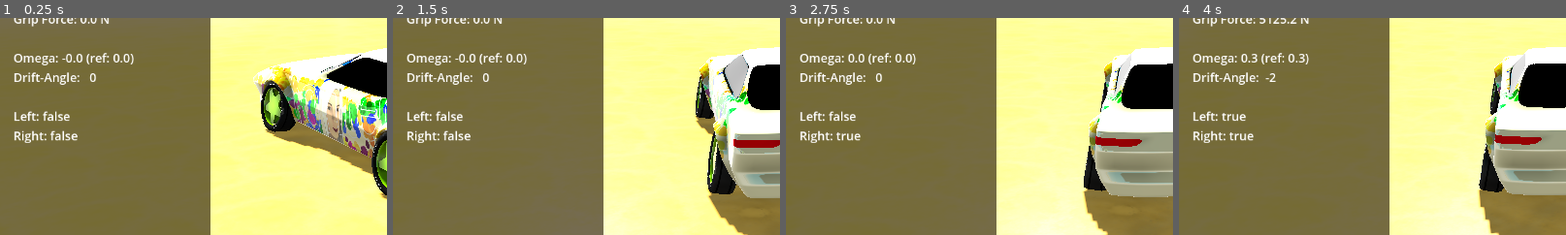
Above: before the commit, frames 1-4 (left to right).
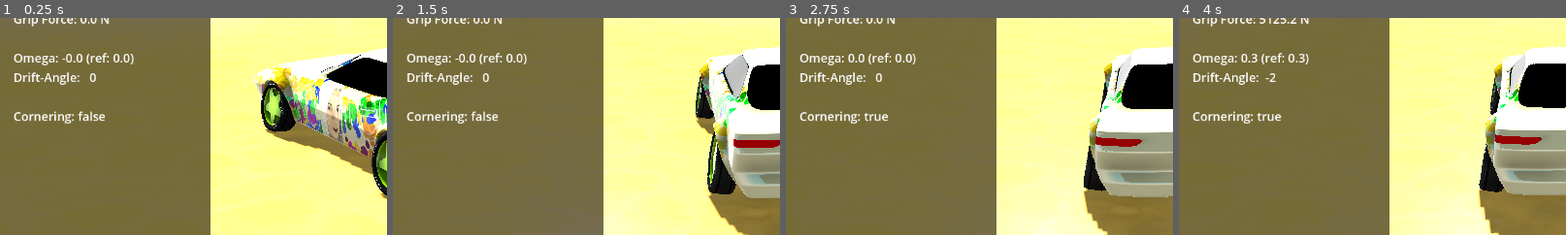
Above: after the commit, the same moments.

Repository: tomaga-dev/DriftCarG4
Game: Godot game, scene res://Scenes/Start.tscn
The game is run twice, just before and just after one commit, with the same random seed, the same clock (stepped at 60 frames per second) and the same inputs.
Inputs:
- Up to frame 1 (0.25 s): no input
- Up to frame 2 (1.5 s): hold Right (controller_right) 0.53-1.28 s; hold Down (controller_brake) from 1.28 s (still down)
- Up to frame 3 (2.75 s): release Down (controller_brake) at 2.03 s; hold Right (controller_right) from 2.03 s (still down)
- Up to frame 4 (4 s): release Right (controller_right) at 2.78 s; hold Up (controller_accelerate) 2.78-3.53 s; hold Left (controller_left) from 3.53 s (still down)
The pictures show only the part of the screen within x 0-50%, y 43-92%; the shares and areas given below are measured in that part.

The runs differ from the first frame. In frame 1, 1.0% of the frame differs, in the area x 3-28%, y 42-58%; in frame 2, 1.0%; in frame 3, 0.9%; in frame 4, 0.9%.

Commit message:
The handling of the car has been improved

Diff:
--- a/Drift Car/Scenes/Start.gd
+++ b/Drift Car/Scenes/Start.gd
@@ -28,8 +28,7 @@
 	var omega_reference = car.omega_reference
 	var omega_measurement = car.angular_velocity.y
 	var drift_angle = car.vehicle_state.drift_angle_measurement
-	var cornering_left = car.is_cornering_left
-	var cornering_right = car.is_cornering_right
+	var cornering = car.is_cornering
 	var format = "FPS: %2.0f"
 	fps_label.text = format % fps
 	format = "Acceleration: %.1f\n"
@@ -41,6 +40,6 @@
 	format += "Grip Force: %.1f N\n\n"
 	format += "Omega: %.1f (ref: %.1f)\n"
 	format += "Drift-Angle: %3.0f\n\n"
-	format += "Left: %s\nRight: %s\n"
-	status_text = format % [acceleration, force, velocity_sideways, velocity_rear_axis, gear, grip, grip_force, omega_measurement, omega_reference, rad_to_deg(drift_angle), cornering_left, cornering_right]
+	format += "Cornering: %s\n"
+	status_text = format % [acceleration, force, velocity_sideways, velocity_rear_axis, gear, grip, grip_force, omega_measurement, omega_reference, rad_to_deg(drift_angle), cornering]
 	debug_label.text = status_text
--- a/Drift Car/Scenes/VehicleController/VehicleController.gd
+++ b/Drift Car/Scenes/VehicleController/VehicleController.gd
@@ -47,8 +47,7 @@
 var velocity_measurement: float
 var acceleration_measurement: float
 var acceleration_force: float
-var is_cornering_left: bool
-var is_cornering_right: bool
+var is_cornering: bool
 var rev_normalized: float
 var rev: float
 
@@ -76,6 +75,7 @@
 	sound_emitter.update_motor_sound(self)
 	emit_signal("query_driver", self, rev_normalized)
 	if !on_ground:
+		has_grip = false
 		grip_force = steering_controller.reset()
 		drift_controller.reset()
 		grip_controller.reset()
@@ -89,28 +89,25 @@
 	var steering: float = vehicle_state.drift_angle_measurement
 	turn_radius = get_turn_radius(vehicle_velocity_magnitude)
 	if driver.did_accelerate:
-		if driver.did_steer_left:
-			if is_cornering_left:
-				has_grip = false
-		else: if driver.did_steer_right:
-			if is_cornering_right:
+		if driver.did_steer_left || driver.did_steer_right:
+			if is_cornering:
 				has_grip = false
 		else:
 			if vehicle_state.drift_angle_measurement > deg_to_rad(-max_grip_angle_degree) && vehicle_state.drift_angle_measurement < deg_to_rad(max_grip_angle_degree):
 				has_grip = true
+				is_cornering = false
 	else:
 		if driver.did_steer_left:
-			is_cornering_left = true
+			is_cornering = true
 		else: if driver.did_steer_right:
-			is_cornering_right = true
-		else:
-			is_cornering_left = false
-			is_cornering_right = false
+			is_cornering = true
+		else:
+			is_cornering = false
 	if has_grip:
 		drift_controller.reset()
 		grip_controller.reset()
 		steering = asin(wheelbase / turn_radius)
-		control_omega(delta, vehicle_velocity_magnitude)
+		control_omega(delta, vehicle_velocity_magnitude, omega_max, 2)
 		apply_steering_force(vehicle_rotation)
 	else:
 		steering_controller.reset()
@@ -119,7 +116,7 @@
 		else:
 			drift_controller.reset()
 			grip_force = grip_controller.reset()
-			control_omega(delta, vehicle_velocity_magnitude)
+			control_omega(delta, vehicle_velocity_magnitude, omega_max_drift, 3)
 	if driver.did_accelerate:
 		accelerate()
 		if vehicle_state.velocity_rear_axis < vmax_wheel_spin:
@@ -136,14 +133,14 @@
 	wheel_state.update(delta, vehicle_state.velocity_front_axis, vehicle_state.velocity_rear_axis)
 	update_wheel_rotation(delta, steering)
 
-func control_omega(delta: float, velocity: float):
+func control_omega(delta: float, velocity: float, omega_wanted: float, time_factor: float):
 	var value: float = omega_curve.sample(velocity)
 	if driver.did_steer_left:
-		omega_reference = lerp(omega_reference, omega_max * value, 2 * delta)
+		omega_reference = lerp(omega_reference, omega_wanted * value, time_factor * delta)
 	else: if driver.did_steer_right:
-		omega_reference = lerp(omega_reference, -omega_max * value, 2 * delta)
-	else:
-		omega_reference = lerp(omega_reference, 0.0, 2 * delta)
+		omega_reference = lerp(omega_reference, -omega_wanted * value, time_factor * delta)
+	else:
+		omega_reference = 0
 
 func apply_steering_force(vehicle_rotation: Quaternion):
 	if !vehicle_state.vehicle_moving_forward:
@@ -155,21 +152,18 @@
 	apply_force(grip_force_vector, offset_drive)
 
 func adjust_cornering(delta: float, vehicle_rotation: Quaternion):
-	if omega_reference > -omega_max && omega_reference < omega_max:
-		is_cornering_left = false
-		is_cornering_right = false
 	if driver.did_steer_left:
-		if is_cornering_right:
+		if omega_reference < 0:
 			omega_reference = lerp(omega_reference, omega_max_drift, 0.5 * delta)
 		else:
 			omega_reference = lerp(omega_reference, omega_max_drift, 5 * delta)
 	else: if driver.did_steer_right:
-		if is_cornering_left:
+		if omega_reference > 0:
 			omega_reference = lerp(omega_reference, -omega_max_drift, 0.5 * delta)
 		else:
 			omega_reference = lerp(omega_reference, -omega_max_drift, 5 * delta)
 	else:
-		if !is_cornering_left && !is_cornering_right:
+		if !is_cornering:
 			omega_reference = lerp(omega_reference, 0.0, 5 * delta)
 	apply_drift_force(vehicle_rotation)
 
